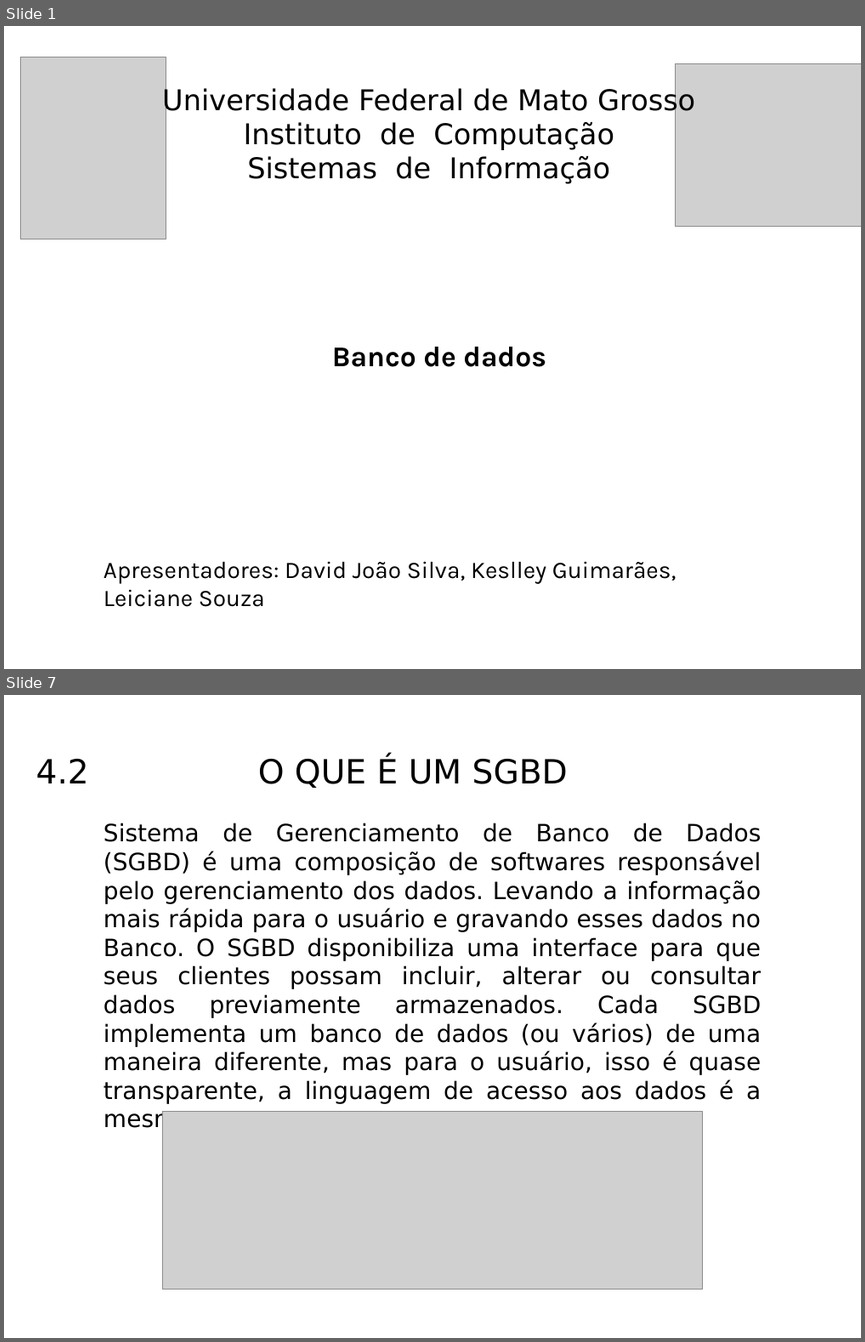
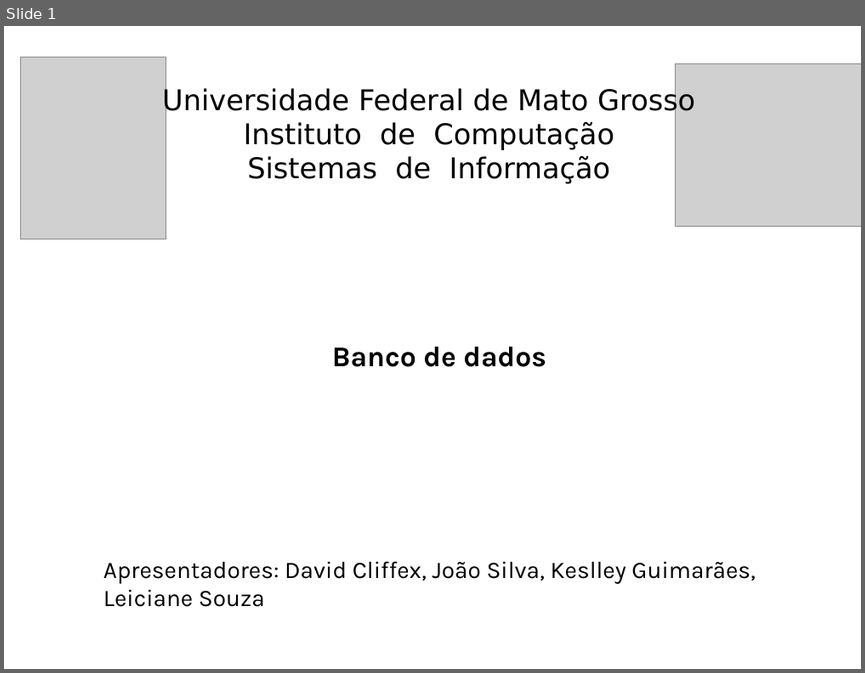
Before and after one commit to KeslleyWillian/Faculdade, a slide deck: 1-semestre/Fundamentos-da-computacao/Banco_de_dados.pptx. Shown one above the other, each under a label of ours: slides 1 and 7 before the commit, slide 1 after it; the slides between them are not shown. The pictures are 865x1342 and 865x673 pixels, drawn with LibreOffice and Linux fonts; fonts in the diff are those of the drawing; grey boxes stand for pictures. Boxes give left, top, right and bottom in pixels: in the first picture for what was removed or moved away, otherwise in the second. Text is boxed around its words. In the diff, an @@ line names an element or a change of style, - is before the commit and + after.

```diff
--- a/1-semestre/Fundamentos-da-computacao/Banco_de_dados.pptx
+++ b/1-semestre/Fundamentos-da-computacao/Banco_de_dados.pptx
@@ slide 7 removed at (4, 695, 861, 1338), background #FFFFFF @@
@@ text removed at (36, 756, 568, 788) @@
-4.2 O QUE É UM SGBD
@@ text removed at (103, 823, 761, 1133) @@
-Sistema de Gerenciamento de Banco de Dados (SGBD) é uma composição de softwares responsável pelo gerenciamento dos dados. Levando a informação mais rápida para o usuário e gravando esses dados no Banco. O SGBD disponibiliza uma interface para que seus clientes possam incluir, alterar ou consultar dados previamente armazenados. Cada SGBD implementa um banco de dados (ou vários) de uma maneira diferente, mas para o usuário, isso é quase transparente, a linguagem de acesso aos dados é a mesma.
@@ picture removed at (162, 1111, 703, 1289) @@
@@ slide 1 changed as well @@
@@ text at (103, 561, 755, 607): text changed @@
-Apresentadores: David João Silva, Keslley Guimarães, Leiciane Souza
+Apresentadores: David Cliffex, João Silva, Keslley Guimarães, Leiciane Souza
```
Also in this commit, not shown: 4 other slides changed, 15 slides added, 5 other slides removed, 20 other files.
